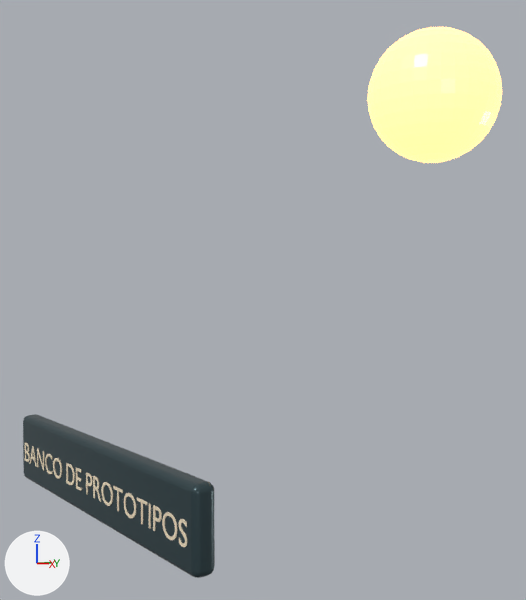
What one commit did to the Blender file art/compaii-house/redesign/casa-compaii-redesign.blend.
Camera for both pictures: a 50 mm lens placed at (-22.29, 9.13, 1.27), pointed at (-24.64, 10.97, 1.18). Arrows for +X, +Y and +Z are at lower left; the lights stay in place. The picture after the commit comes second. The same objects are shown in both versions, whatever each file hides.

The scene before the commit, as lines of its bpy script (objects in view):
```python
me_cube_148 = bpy.data.meshes.new('Cube.148')
me_cube_148.from_pydata(...)  # a box spanning x -0.63..0.63, y -0.036..0.036, z -0.125..0.125
me_cube_148.materials.append(mat_blue_gunmetal)  # dark cyan #3a4e53
me_sphere = bpy.data.meshes.new('Sphere')
me_sphere.from_pydata(...)  # a UV sphere (32 segments, 16 rings, poles along z) spanning x -0.305..0.305, y -0.305..0.305, z -0.305..0.305
me_sphere.materials.append(mat_honey_lamp_glass)  # orange #ffbd6f, glowing orange #ffbd6f
txt_banco_de_prototipos = bpy.data.curves.new('BANCO DE PROTOTIPOS', 'FONT')
txt_banco_de_prototipos.body = 'BANCO DE PROTOTIPOS'
txt_banco_de_prototipos.materials.append(mat_ivory_lettering)  # beige #ecddc0
txt_banco_de_prototipos.extrude = 0.001
txt_banco_de_prototipos.align_x = 'CENTER'
txt_banco_de_prototipos.size = 0.105
ob_banco_de_prototipos = bpy.data.objects.new('BANCO DE PROTOTIPOS', txt_banco_de_prototipos)
ob_banco_de_prototipos.location = (-24.5, 10.143, 0.563)
ob_banco_de_prototipos.rotation_euler = (1.571, 0.0, 0.0)  # degrees (90, 0, 0)
ob_glowing_resonator_core = bpy.data.objects.new('Glowing resonator core', me_sphere)
ob_glowing_resonator_core.location = (-24.5, 11.87, 2.12)
ob_prototype_enamel_plaque = bpy.data.objects.new('Prototype enamel plaque', me_cube_148)
ob_prototype_enamel_plaque.location = (-24.5, 10.18, 0.61)
_m = ob_prototype_enamel_plaque.modifiers.new('Dressed edges', 'BEVEL')
_m.width = 0.023
_m.width_pct = 0.023
_m.segments = 3
_m = ob_prototype_enamel_plaque.modifiers.new('Weighted face normals', 'WEIGHTED_NORMAL')
```
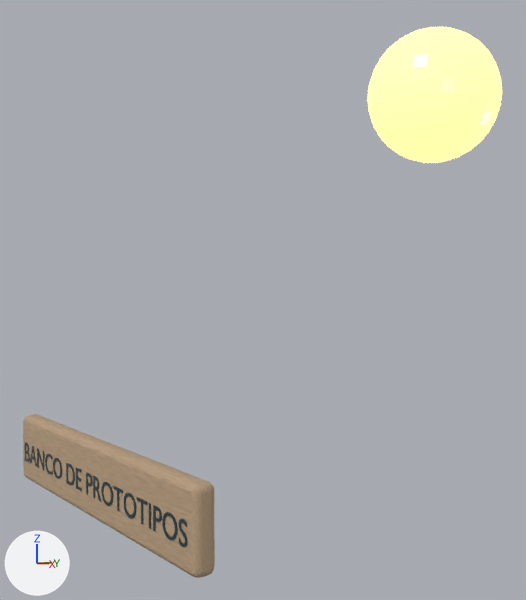
Diff of the bpy script that builds the scene:
```diff
--- a/art/compaii-house/redesign/casa-compaii-redesign.blend.py
+++ b/art/compaii-house/redesign/casa-compaii-redesign.blend.py
@@ me_cube_148 @@
 me_cube_148.from_pydata(...)  # 8 vertices, 6 faces; spans x -0.63..0.63, y -0.036..0.036, z -0.125..0.125
-me_cube_148.materials.append(mat_blue_gunmetal)  # dark cyan #3a4e53
+me_cube_148.materials.append(mat_honed_honey_limestone)
@@ txt_banco_de_prototipos @@
 txt_banco_de_prototipos.body = 'BANCO DE PROTOTIPOS'
-txt_banco_de_prototipos.materials.append(mat_ivory_lettering)  # beige #ecddc0
+txt_banco_de_prototipos.materials.append(mat_blue_gunmetal)  # dark cyan #3a4e53
 txt_banco_de_prototipos.extrude = 0.001
```

Location of each change, [x1, y1, x2, y2] in pixels of the pictures (526 x 600 px):
'Prototype enamel plaque', recoloured (lighter): [23, 414, 215, 578] in both
